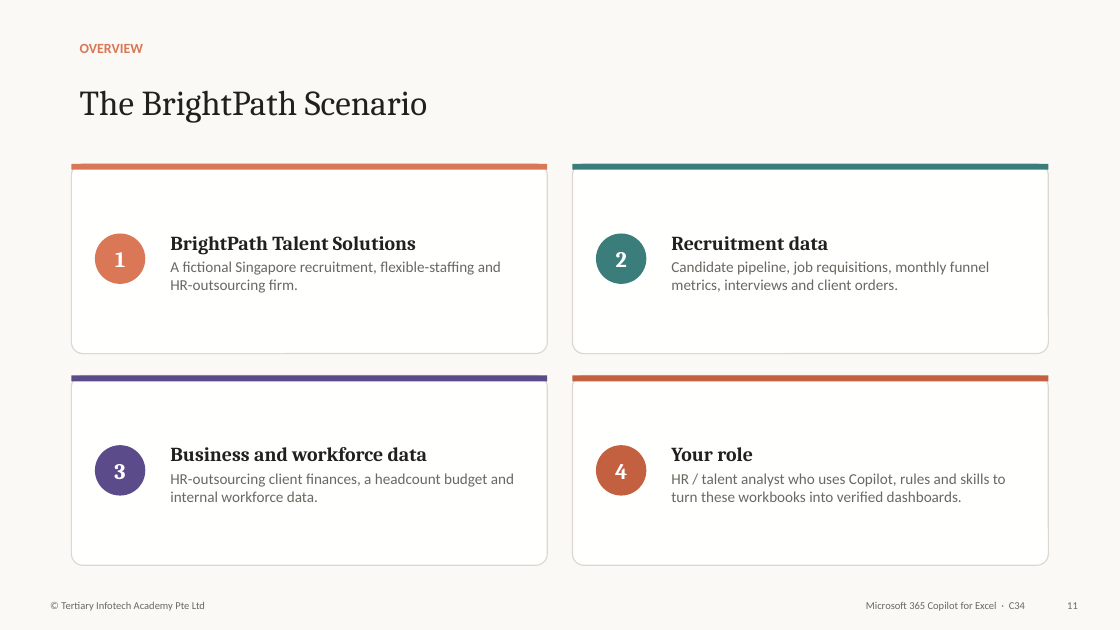
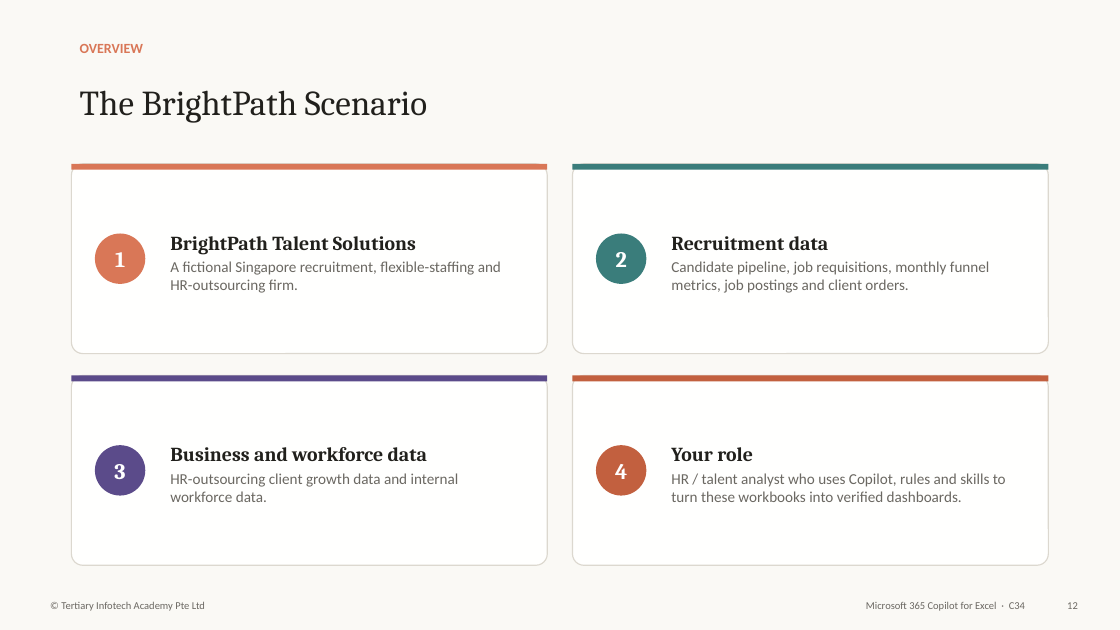
Before and after one commit to tertiarycourses/C34-Microsoft-365-Copilot-for-Excel, a slide deck: slide 13 of courseware/Microsoft 365 Copilot for Excel-v3.1.pptx (slide 12 before the commit). Drawn at 1120x630 pixels with LibreOffice and Linux fonts; fonts in the diff are those of the drawing. Boxes give left, top, right and bottom in pixels: in the first picture for what was removed or moved away, otherwise in the second. Text is boxed around its words. In the diff, an @@ line names an element or a change of style, - is before the commit and + after.

```diff
--- a/courseware/Microsoft 365 Copilot for Excel-v3.1.pptx
+++ b/courseware/Microsoft 365 Copilot for Excel-v3.1.pptx
@@ text at [671, 261, 989, 293]: text changed @@
-Candidate pipeline, job requisitions, monthly funnel metrics, interviews and client orders.
+Candidate pipeline, job requisitions, monthly funnel metrics, job postings and client orders.
@@ text at [170, 473, 459, 502]: text changed @@
-HR-outsourcing client finances, a headcount budget and internal workforce data.
+HR-outsourcing client growth data and internal workforce data.
```
Also in this commit, not shown: 109 other slides changed, 5 slides added, 2 slides removed, 45 other files.
